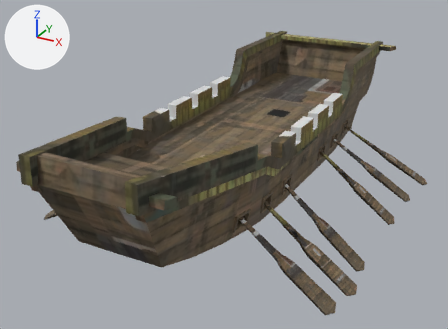
The glTF model public/assets/unit-models/267-louchuan.glb: old version first, new version second.
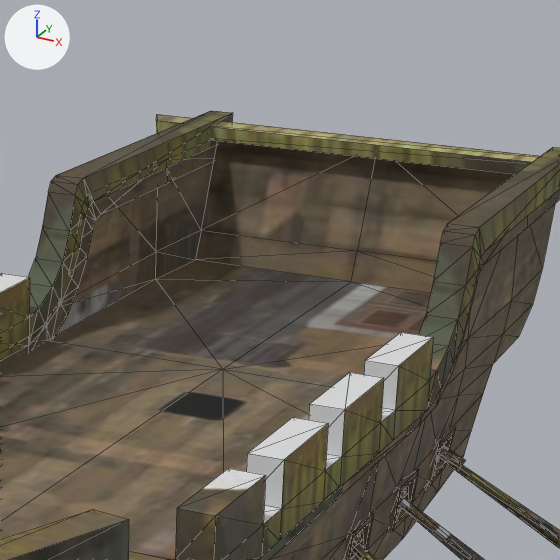
Old and new are each drawn whole from a 50 mm camera at (3.81, -7.73, 3.88) aimed at (-0.13, -0.57, 0.3) and again close up on the part from 50% to 84% of the width and 0% to 47% of the height. The axes (+X, +Y, +Z) are drawn at upper left. The lights are the same throughout. The first two pictures are the older version. The close-ups show mesh edges as thin lines. Vertices at exactly the same position are counted once.
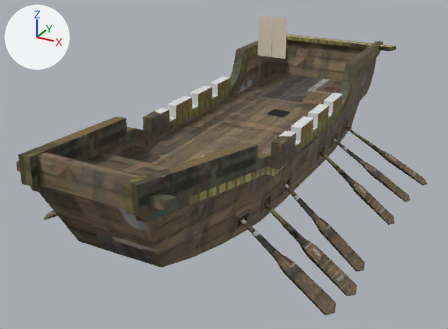
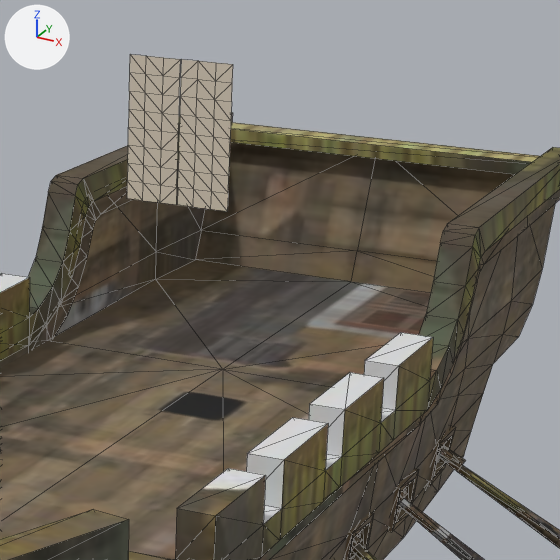
Where the change shows, as pixel boxes (x1, y1, x2, y2) in the close-ups (560 x 560 px):
'Mesh_0', reshaped
    before: (0, 111, 560, 560)
    after: (0, 54, 560, 560)
part 1 of me_mesh_0, added (pale yellow)
    after: (127, 54, 180, 205)
part 2 of me_mesh_0, added (pale yellow)
    after: (177, 59, 233, 211)

The change, as a diff of the scene's bpy script:
```diff
--- a/public/assets/unit-models/267-louchuan.glb.py
+++ b/public/assets/unit-models/267-louchuan.glb.py
@@ mat_material_1 @@
+mat_material_1 = principled_material('Material_1')
+mat_material_1.base_color = (0.72, 0.64, 0.52)  # pale yellow #ddd1bf
+mat_material_1.metallic = 0.05
+mat_material_1.roughness = 0.9
@@ me_mesh_0 @@
 # used by ob_mesh_0; location = (0.0, 0.0, 0.0)
-me_mesh_0.from_pydata(...)  # 1390 vertices, 2695 faces; spans x -2.25..2.32, y -3.75..3.3, z -0.6..1.5
+me_mesh_0.from_pydata(...)  # 1462 vertices, 2791 faces; spans x -2.25..2.32, y -3.75..3.3, z -0.6..2.21
+# me_mesh_0 part 1: a new loose piece of 36 vertices spanning x -0.23..-0.01, y 0.68, z 1.61..2.21, in mat_material_1 (pale yellow #ddd1bf)
+# me_mesh_0 part 2: a new loose piece of 36 vertices spanning x 0.0..0.23, y 0.68, z 1.61..2.21, in mat_material_1 (pale yellow #ddd1bf)
 me_mesh_0.materials.append(mat_material_0)
+me_mesh_0.materials.append(mat_material_1)  # pale yellow #ddd1bf
```
